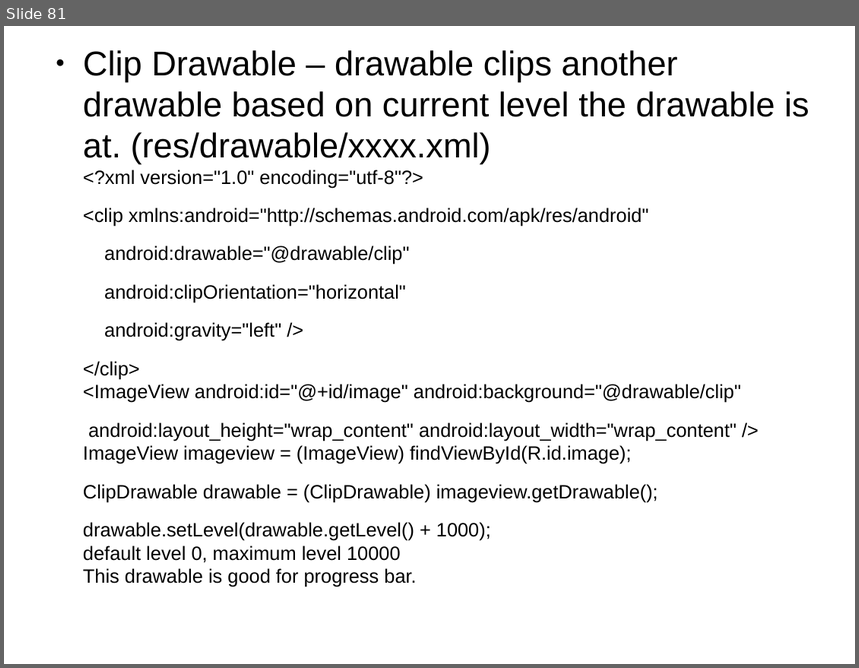
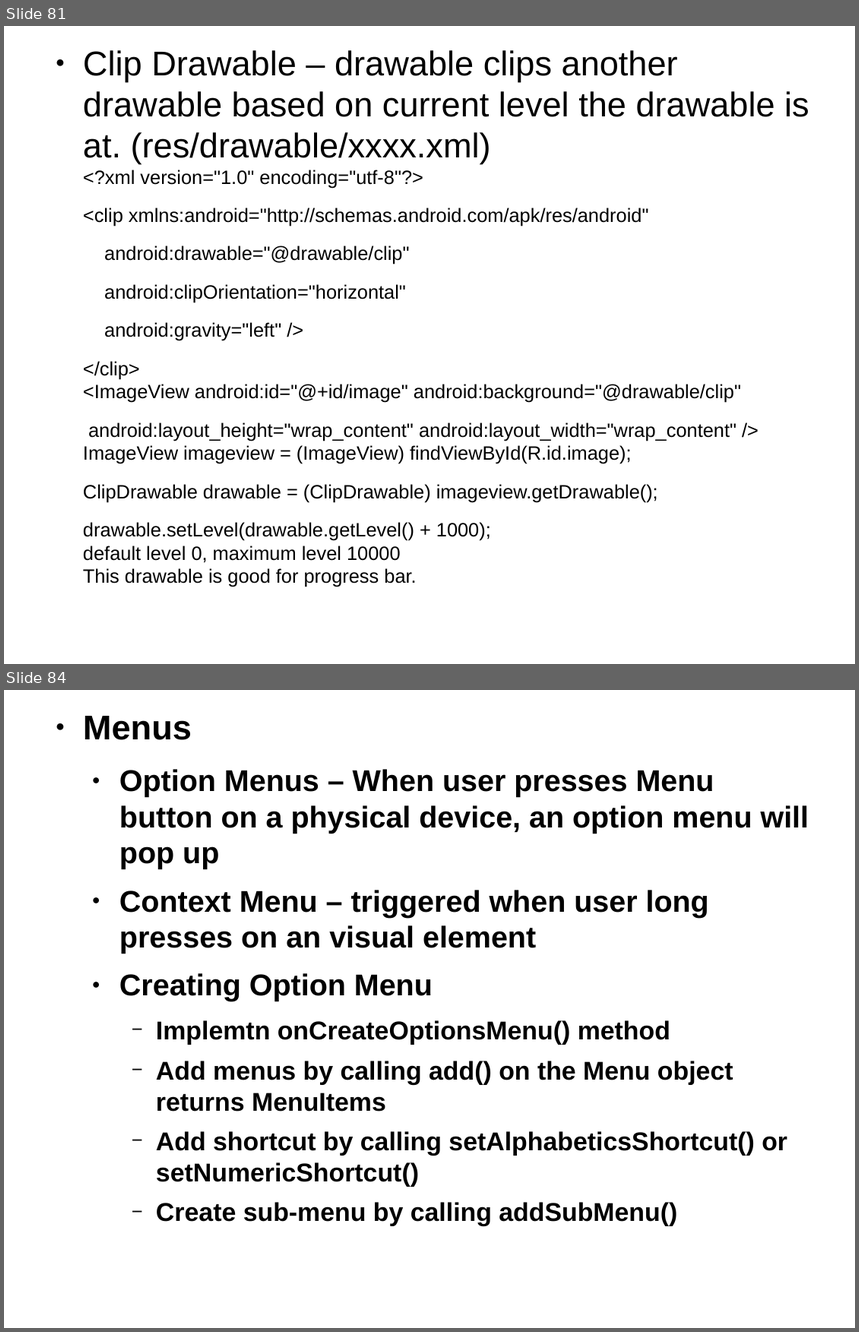
Before and after one commit to thegreatdao/testa, a slide deck: assets/android.odp. Shown one above the other, each under a label of ours: slide 81 before the commit, slides 81 and 84 after it; the slides between them are not shown. The pictures are 859x668 and 859x1332 pixels, drawn with LibreOffice and Linux fonts; fonts in the diff are those of the drawing. Boxes give left, top, right and bottom in pixels: in the first picture for what was removed or moved away, otherwise in the second. Text is boxed around its words. In the diff, an @@ line names an element or a change of style, - is before the commit and + after.

```diff
--- a/assets/android.odp
+++ b/assets/android.odp
@@ slide 84 added at (4,690,855,1328), background #FFFFFF @@
@@ text added at (83,716,810,1227), 24 pt, text #000000, bold @@
+● Menus
+  ● Option Menus – When user presses Menu button on a physical device, an option menu will pop up
+  ● Context Menu – triggered when user long presses on an visual element
+  ● Creating Option Menu
+    − Implemtn onCreateOptionsMenu() method
+    − Add menus by calling add() on the Menu object
+      returns MenuItems
+    − Add shortcut by calling setAlphabeticsShortcut() or setNumericShortcut()
+    − Create sub-menu by calling addSubMenu()
```
Also in this commit, not shown: 13 other slides added, 1 slide removed.
